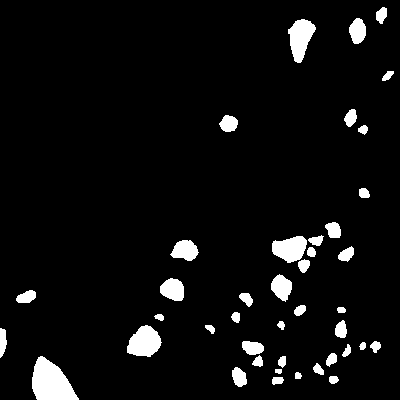
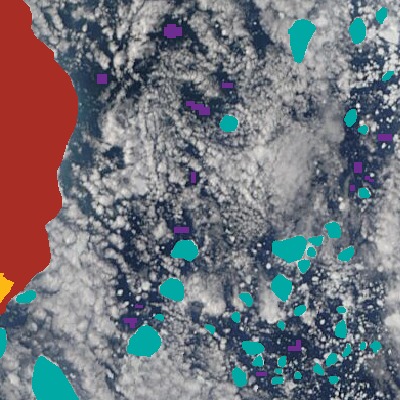
Two versions of the same layered image (400 × 400). Layer-by-layer changes:
added layer "water samples" above "ice floes" over left=97, top=24, right=392, bottom=376
hid "ice floes" (1st of 2) over left=0, top=0, right=400, bottom=400
